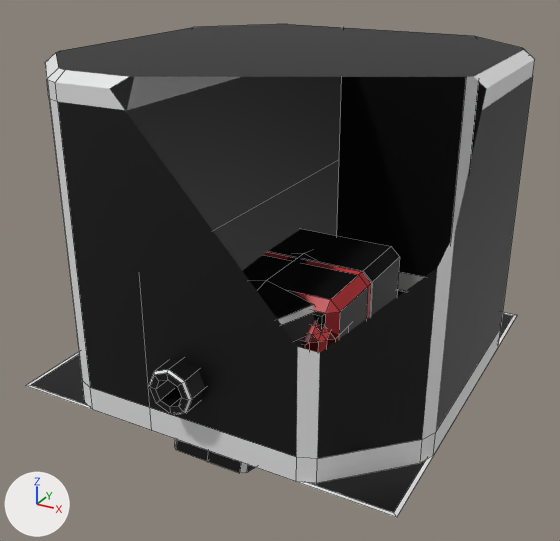
A saved change to the Blender file Assets/03_Models/Modelling Asset.blend.
Before and after are seen from a camera (50 mm lens) standing at (4.4, -8.34, 5.3) and looking at (-0.03, -0.27, 1.26). Lighting does not change. The marker at lower left points along +X, +Y and +Z. Mesh edges are drawn as thin lines. Everything nearer to the camera than a plane just in front of the edit is cut away.

Objects in the first picture: 'Bomb', 'Cube', 'Cube.001', 'Cube.002', 'Floor', 'Pillar', 'Wall'.
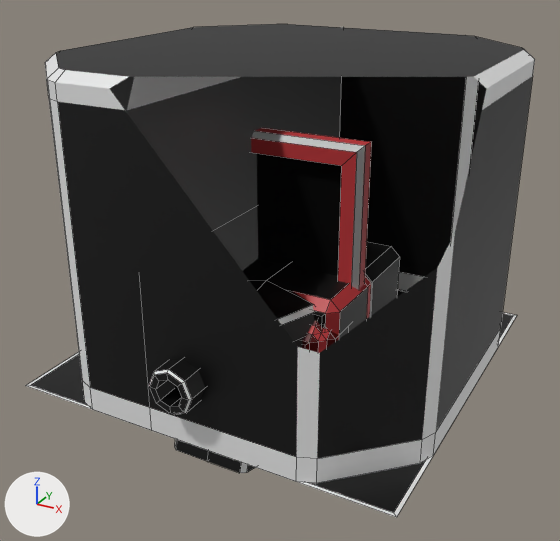
Location of each change, (x1, y1, x2, y2) in pixels of the pictures (560 x 541 px):
'Cube.003', added
    after: (251, 128, 372, 290)
    faces in mat_black (black #000000): (257, 153, 342, 276)
    faces in mat_red_glow (red #e74a4e): (251, 128, 372, 289)
    faces in mat_glow (white #e7e7e7): (251, 131, 365, 290)

What the commit changed:
Mesh me_cube_009 is new.
It has 32 vertices, 30 faces and spans x -1.0..1.0, y -0.17..0.17, z 0.0..3.0.
Faces by material slot: [2, 20, 8].
It uses material mat_black (black #000000).
It uses material mat_red_glow (red #e74a4e).
It uses material mat_glow (white #e7e7e7).
Object 'Cube.003' (ob_cube_003) is new; it shows me_cube_009.
Its location is (0.0, 0.0, 0.0).
